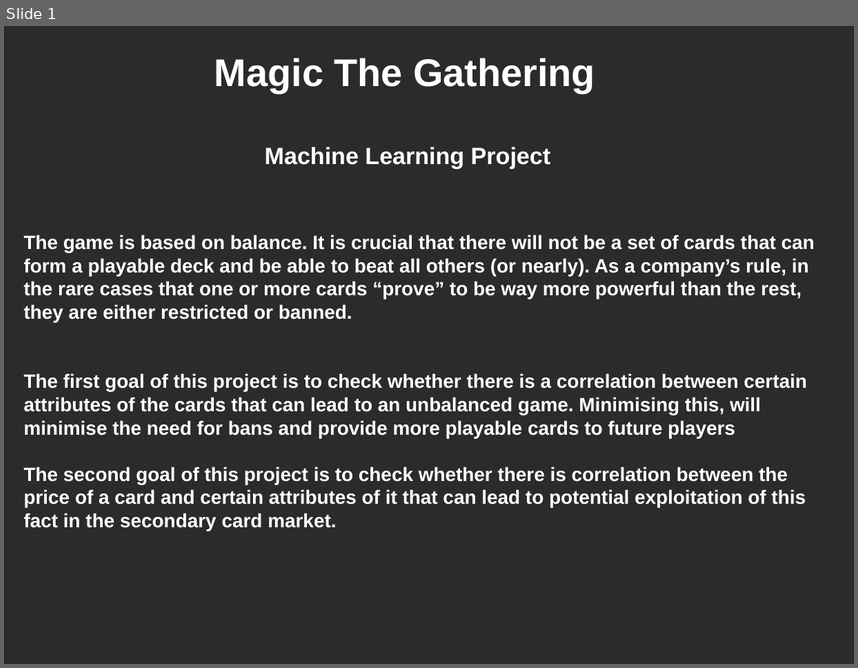
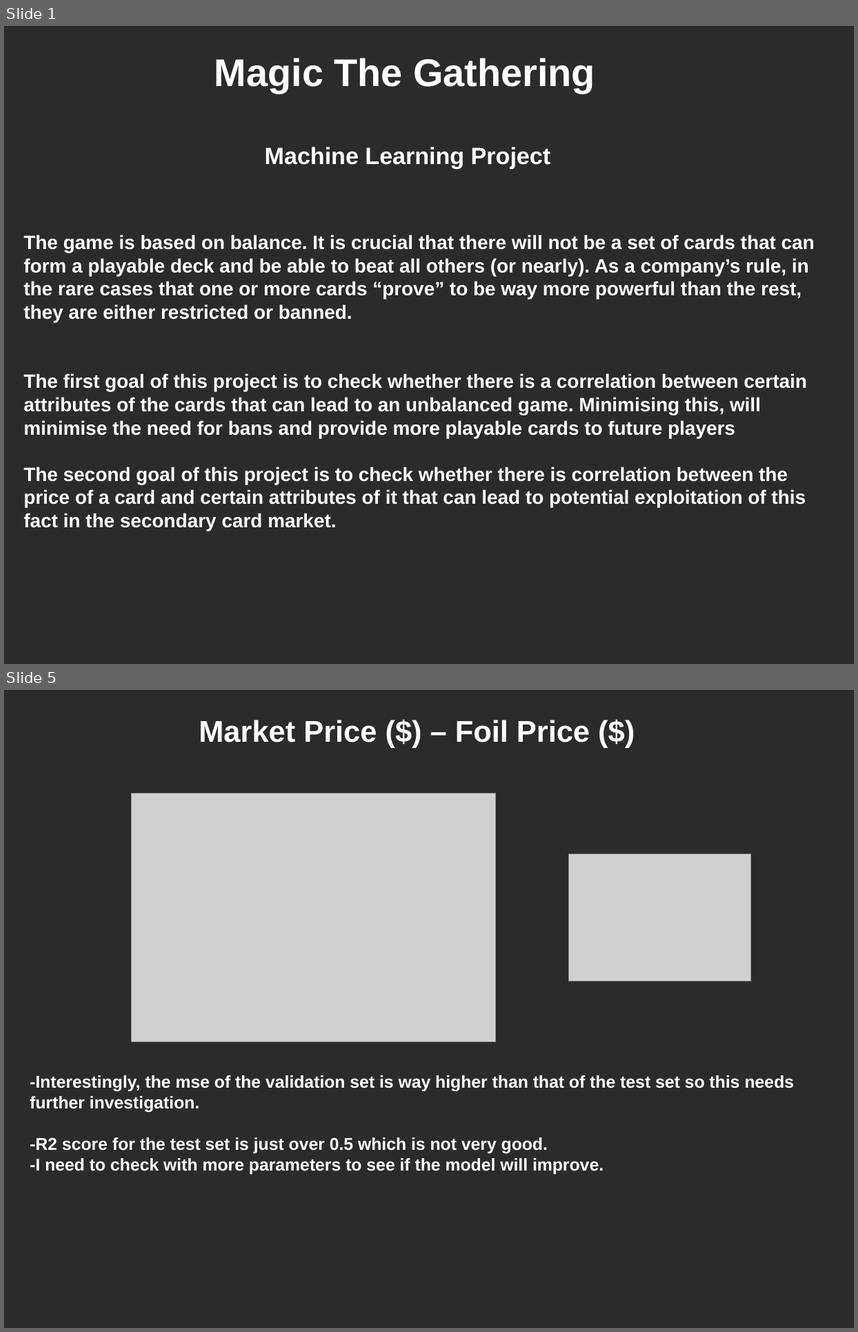
Before and after one commit to Spiros07/mtg_ml_models, a slide deck: presentation.odp. Shown one above the other, each under a label of ours: slide 1 before the commit, slides 1 and 5 after it; the slides between them are not shown. The pictures are 858x668 and 858x1332 pixels, drawn with LibreOffice and Linux fonts; fonts in the diff are those of the drawing; grey boxes stand for pictures; background and template pictures are left out; a plain dark background stands for a picture behind light text. Boxes give left, top, right and bottom in pixels: in the first picture for what was removed or moved away, otherwise in the second. Text is boxed around its words. In the diff, an @@ line names an element or a change of style, - is before the commit and + after.

```diff
--- a/presentation.odp
+++ b/presentation.odp
@@ slide 5 added at bbox=[4, 690, 854, 1328], background picture (left out) @@
@@ text added at bbox=[199, 720, 590, 742], 28 pt, text #FFFFFF, bold @@
+Market Price ($) – Foil Price ($)
@@ picture added at bbox=[131, 793, 495, 1042] @@
@@ picture added at bbox=[568, 854, 751, 982] @@
@@ text added at bbox=[30, 1075, 794, 1174], 16 pt, text #FFFFFF, bold @@
+-Interestingly, the mse of the validation set is way higher than that of the test set so this needs further investigation.
+-R2 score for the test set is just over 0.5 which is not very good.
+-I need to check with more parameters to see if the model will improve.
```
Also in this commit, not shown: 4 slides changed, 1 other slide added, 2 slides removed, 2 other files.
